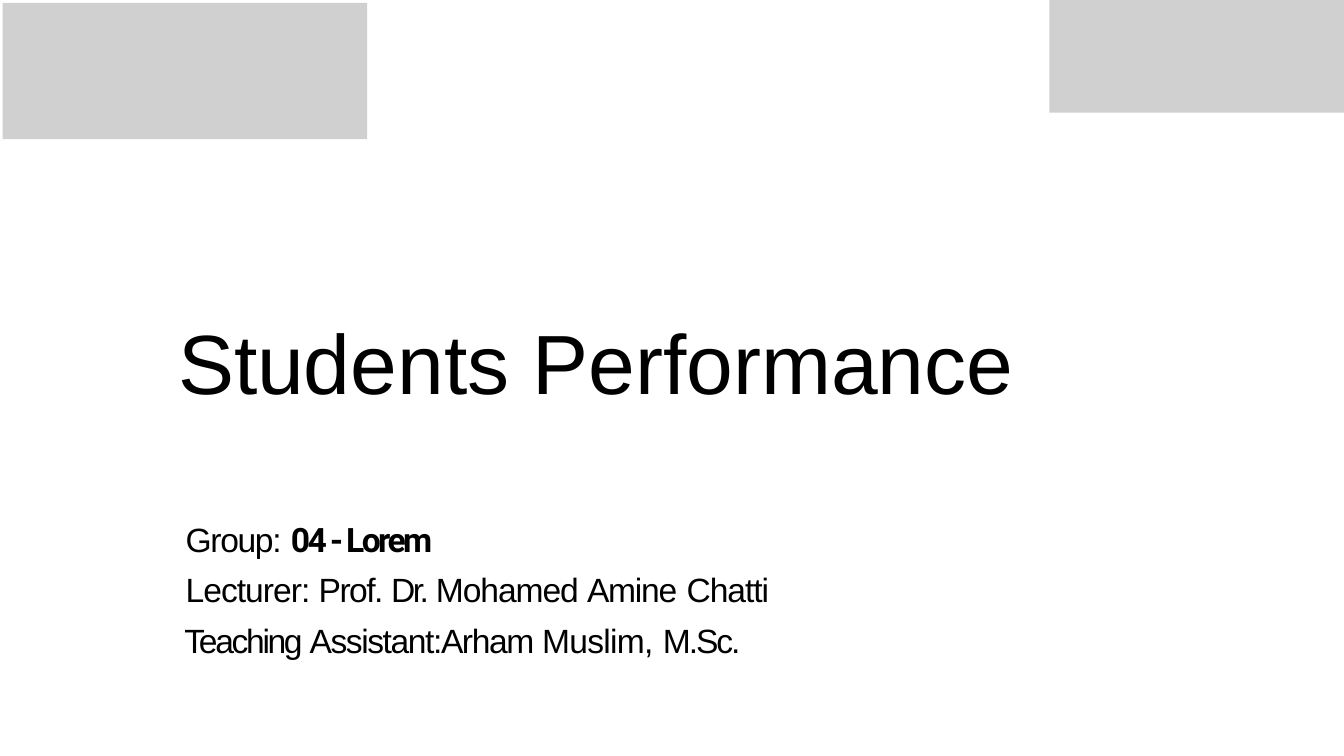
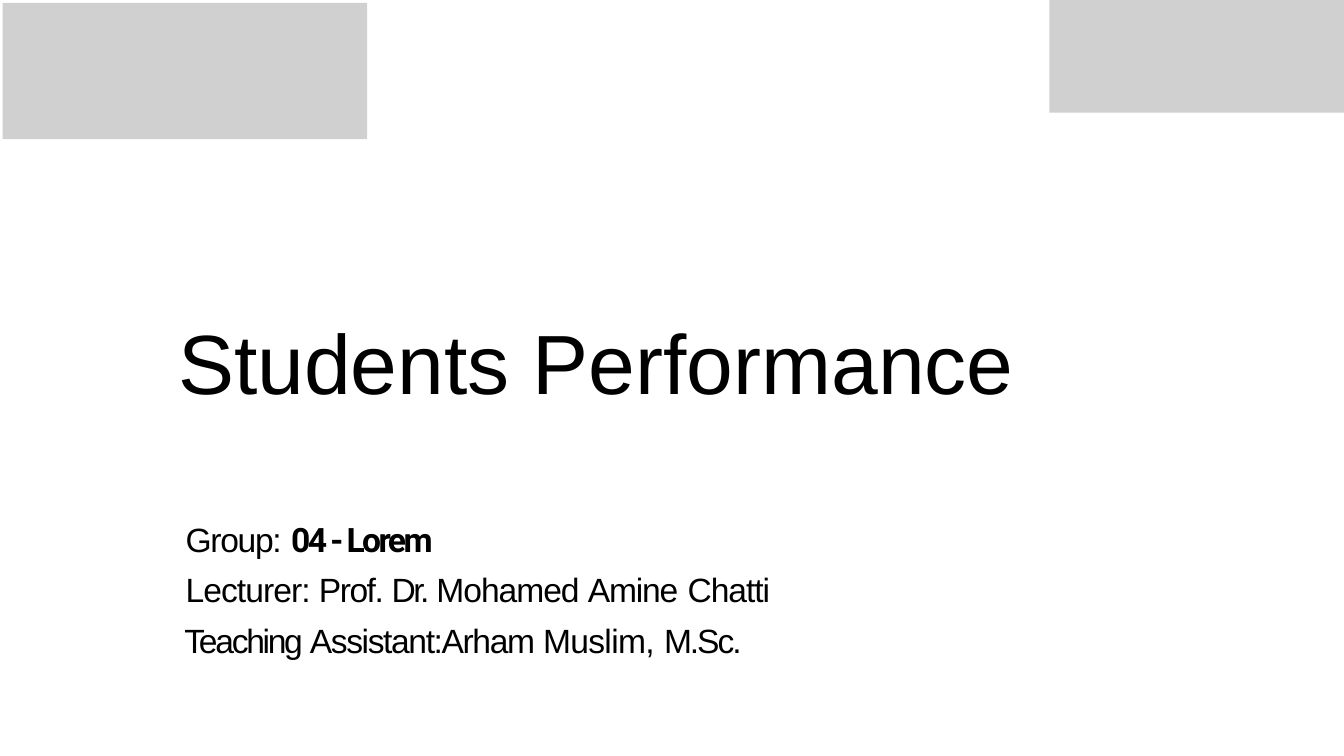
Before and after one commit to HasanMhdAmin/learning-analytics, a slide deck: slide 1 of Group 4 - Project Presentation.pptx. Drawn at 1344x756 pixels with LibreOffice and Linux fonts; fonts in the diff are those of the drawing; grey boxes stand for pictures; background and template pictures are left out. Boxes give left, top, right and bottom in pixels: in the first picture for what was removed or moved away, otherwise in the second. Text is boxed around its words. In the diff, an @@ line names an element or a change of style, - is before the commit and + after.

```diff
--- a/Group 4 - Project Presentation.pptx
+++ b/Group 4 - Project Presentation.pptx
@@ text at (184,527,742,660): letter spacing -1 to -0.9 pt in "Group:"; letter spacing -1.7 to -1.6 pt in "Teaching"; letter spacing -1.5 to -1.4 pt in "M.Sc." @@
```
Also in this commit, not shown: 1 other slide changed, 1 slide added.
